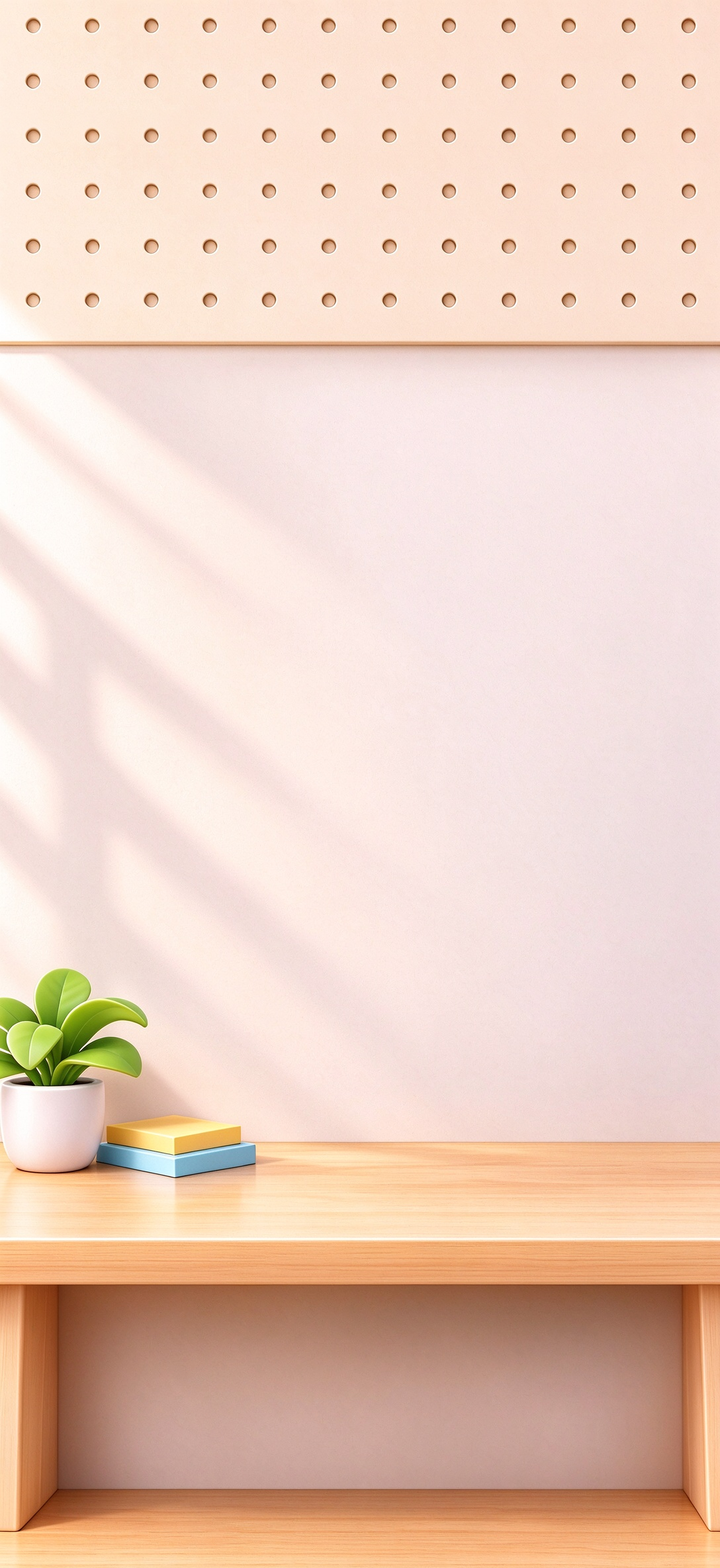
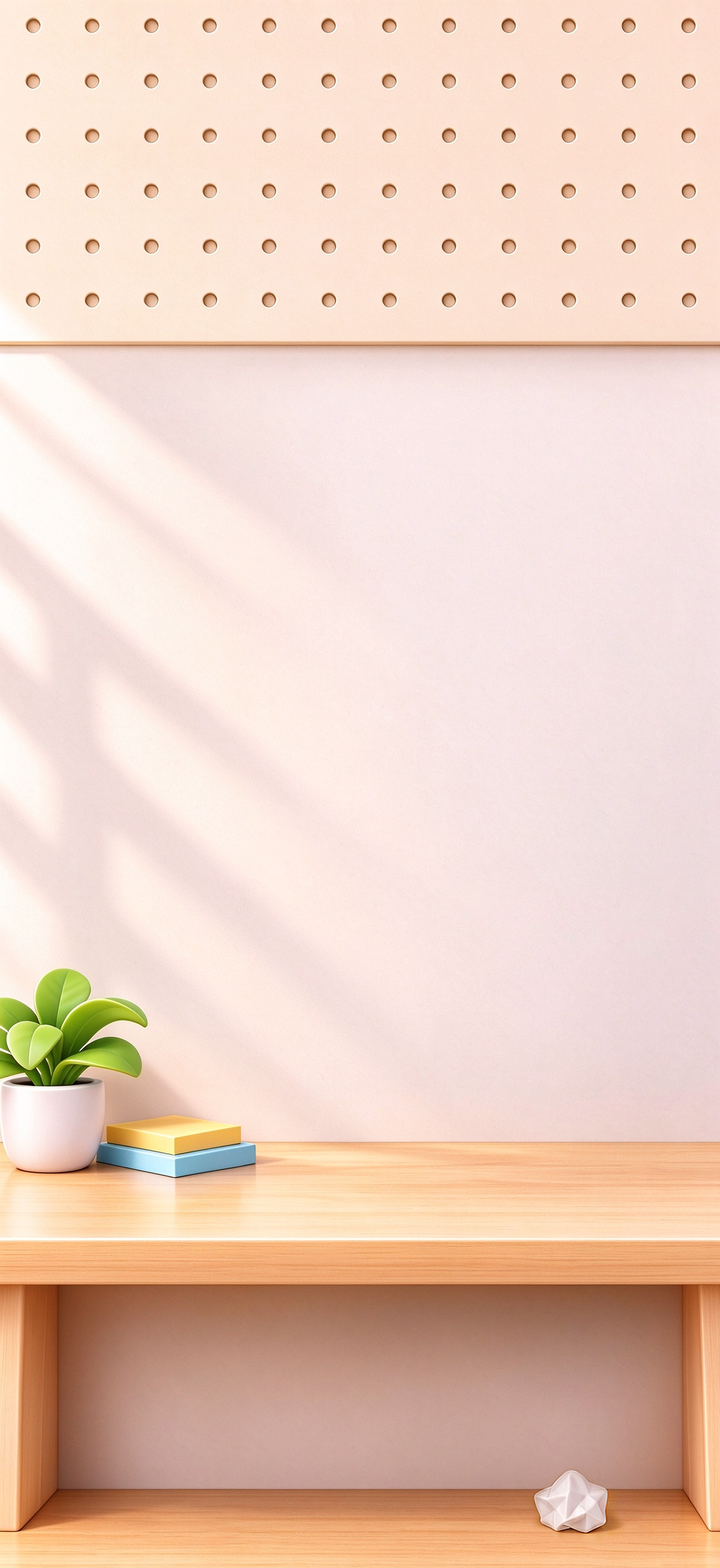
The second 720×1568 image is a revision of the first. Changes to its layers:
added layer "Layer 1" above "Background copy" over (x1=525, y1=1465, x2=629, y2=1547)
